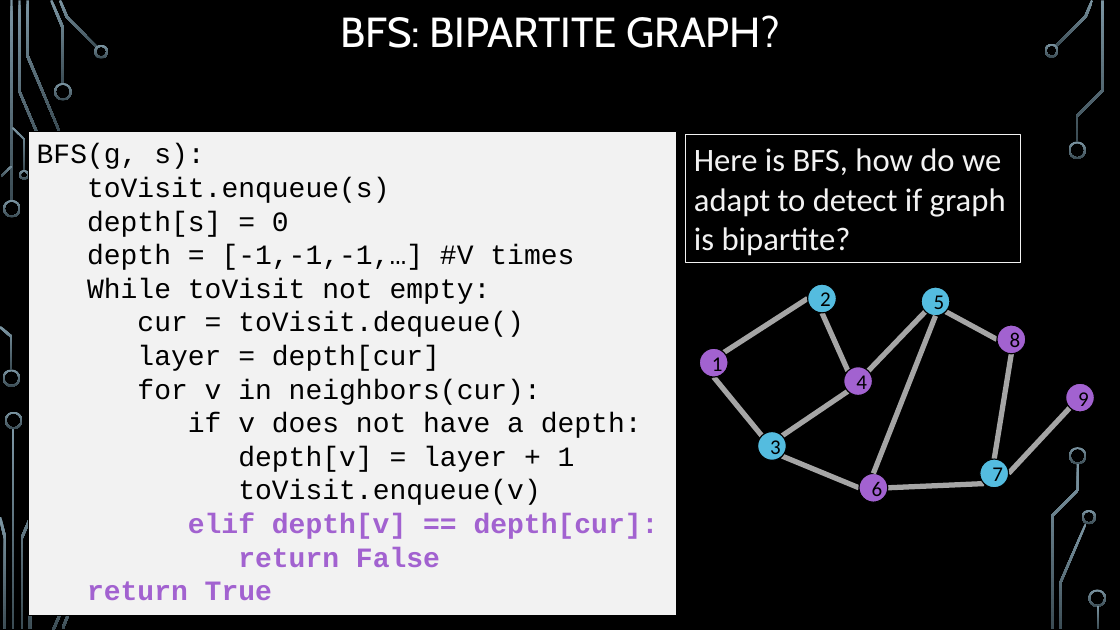
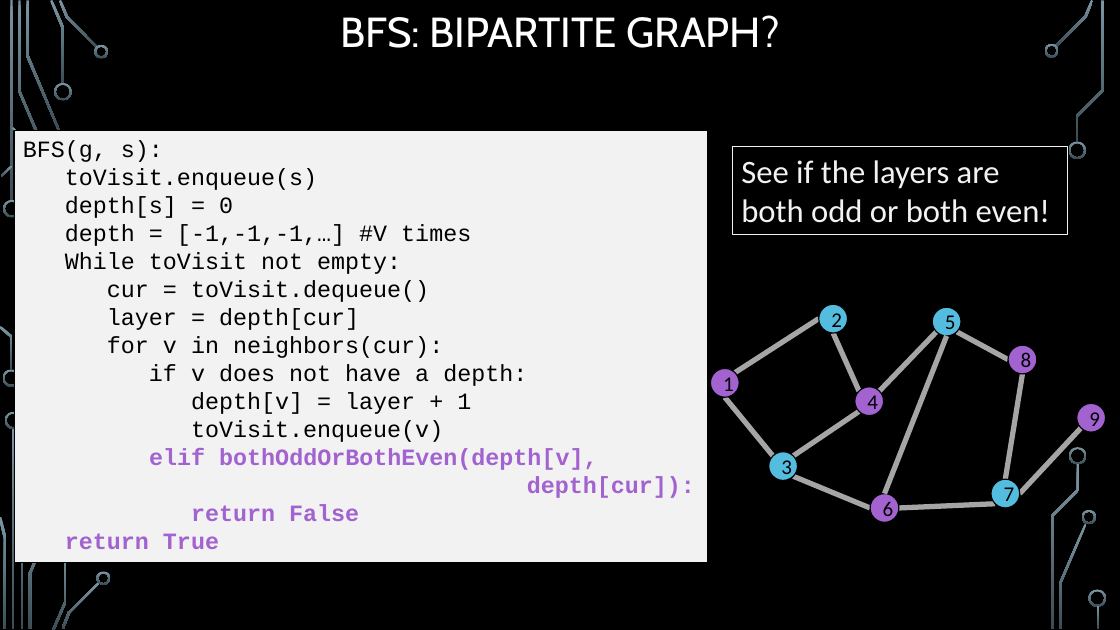
Before and after one commit to markfloryan/dsa2, a slide deck: slide 46 of slides/01-1-GraphsIntroBFS.pptx. Drawn at 1120x630 pixels with LibreOffice and Linux fonts; fonts in the diff are those of the drawing; background and template pictures are left out. Boxes give left, top, right and bottom in pixels: in the first picture for what was removed or moved away, otherwise in the second. Text is boxed around its words. In the diff, an @@ line names an element or a change of style, - is before the commit and + after.

```diff
--- a/slides/01-1-GraphsIntroBFS.pptx
+++ b/slides/01-1-GraphsIntroBFS.pptx
@@ rectangle "BFS(g, s):": place and size @@
-rectangle "BFS(g, s):" at [29,132,677,616]
+rectangle "BFS(g, s):" at [14,130,707,563]
@@ text in rectangle at [23,140,527,549]: size 24 to 20 pt in "BFS(g, s):", "toVisit.enqueue(s)", "depth[s] = 0", "depth = [-1,-1,-1,…] #V times" and 9 more places @@
@@ rectangle "See if the layers are ...": place and size @@
-rectangle "See if the layers are ..." at [686,135,1021,262]
+rectangle "See if the layers are ..." at [734,147,1069,234]
@@ freeform shape removed at [18,170,29,180] @@
@@ text in rectangle at [741,160,1050,223]: text changed @@
-Here is BFS, how do we adapt to detect if graph is bipartite?
+See if the layers are both odd or both even!
@@ 11 lines, 9 ellipses: place and size @@
-11 lines, 9 ellipses at [700,284,1095,502]
+11 lines, 9 ellipses at [711,304,1106,523]
@@ text in rectangle at [149,448,695,498]: text changed; size 24 to 20 pt @@
-elif depth[v] == depth[cur]:
+elif bothOddOrBothEven(depth[v],
+depth[cur]):
@@ freeform shape added at [97,571,111,585], fill gradient #7C96A3 to #3B4C54 @@
```
Also in this commit, not shown: 1 other file.
